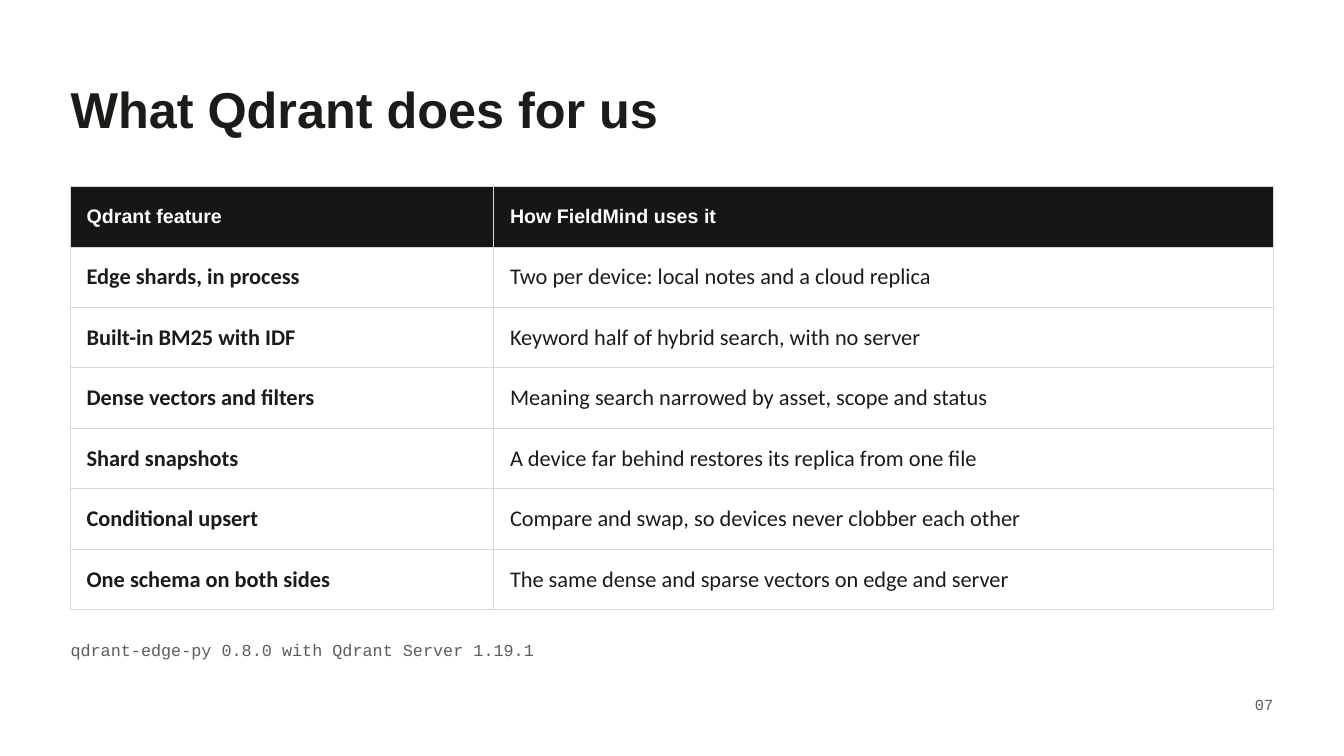
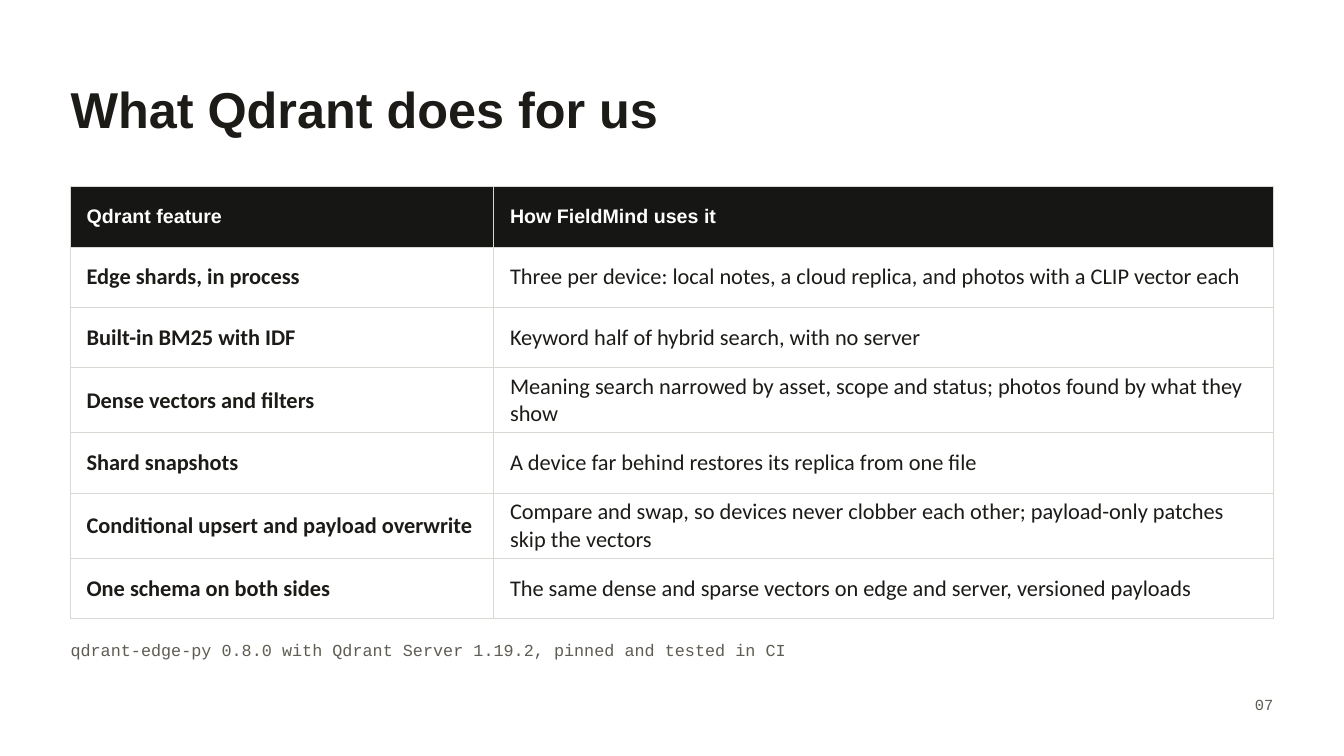
Before and after one commit to yabhinav1/fieldmind, a slide deck: slide 7 of docs/FieldMind-Compilers.pptx. Drawn at 1344x756 pixels with LibreOffice and Linux fonts; fonts in the diff are those of the drawing. Boxes give left, top, right and bottom in pixels: in the first picture for what was removed or moved away, otherwise in the second. Text is boxed around its words. In the diff, an @@ line names an element or a change of style, - is before the commit and + after.

Commit message:
Refresh the deck, the video script and the team briefing
The PDF and PowerPoint decks now cover the reranker, policy learning, sealed
storage, setup codes, peers, photos, backup, the shift report and the phone
layout, with the current screenshots and test count; the PDF is printed from
docs/deck.html so it can be regenerated without PowerPoint. The video script
and team briefing use the one-click conflict, the cross-platform commands and
the setup-code flow.

```diff
--- a/docs/FieldMind-Compilers.pptx
+++ b/docs/FieldMind-Compilers.pptx
@@ table at (x1=71, y1=187, x2=1273, y2=604) @@
-row 2, column 2: Two per device: local notes and a cloud replica
+row 2, column 2: Three per device: local notes, a cloud replica, and photos with a CLIP vector each
-row 4, column 2: Meaning search narrowed by asset, scope and status
+row 4, column 2: Meaning search narrowed by asset, scope and status; photos found by what they show
-row 6, column 1: Conditional upsert
+row 6, column 1: Conditional upsert and payload overwrite
-row 6, column 2: Compare and swap, so devices never clobber each other
+row 6, column 2: Compare and swap, so devices never clobber each other; payload-only patches skip the vectors
-row 7, column 2: The same dense and sparse vectors on edge and server
+row 7, column 2: The same dense and sparse vectors on edge and server, versioned payloads
@@ text at (x1=71, y1=644, x2=786, y2=660): text changed @@
-qdrant-edge-py 0.8.0 with Qdrant Server 1.19.1
+qdrant-edge-py 0.8.0 with Qdrant Server 1.19.2, pinned and tested in CI
```
Also in this commit, not shown: 6 other slides changed, 4 other files.
